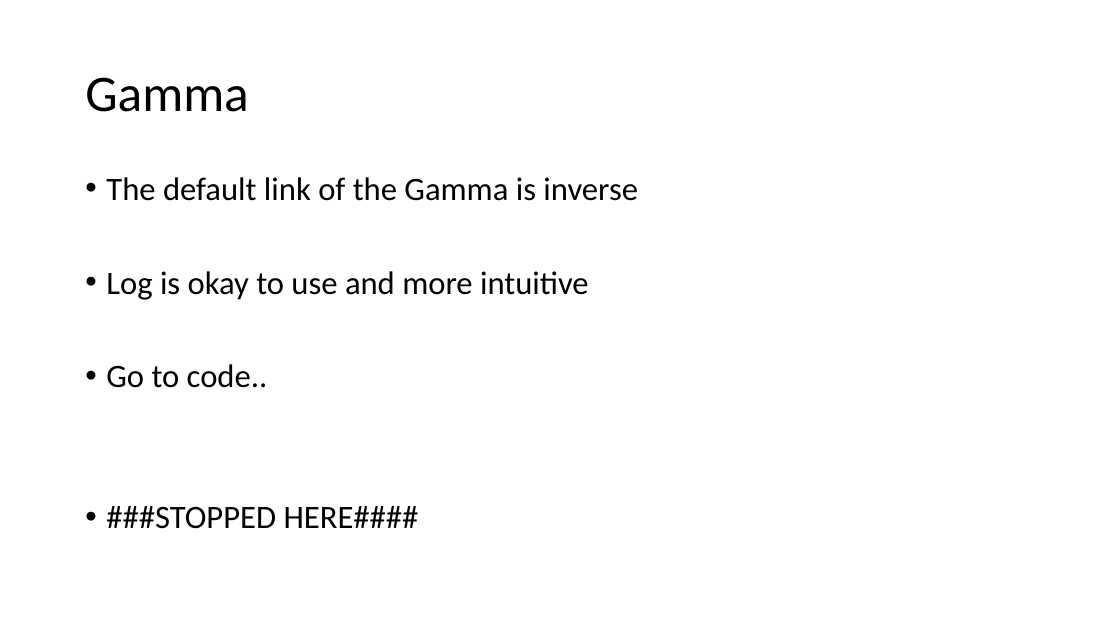
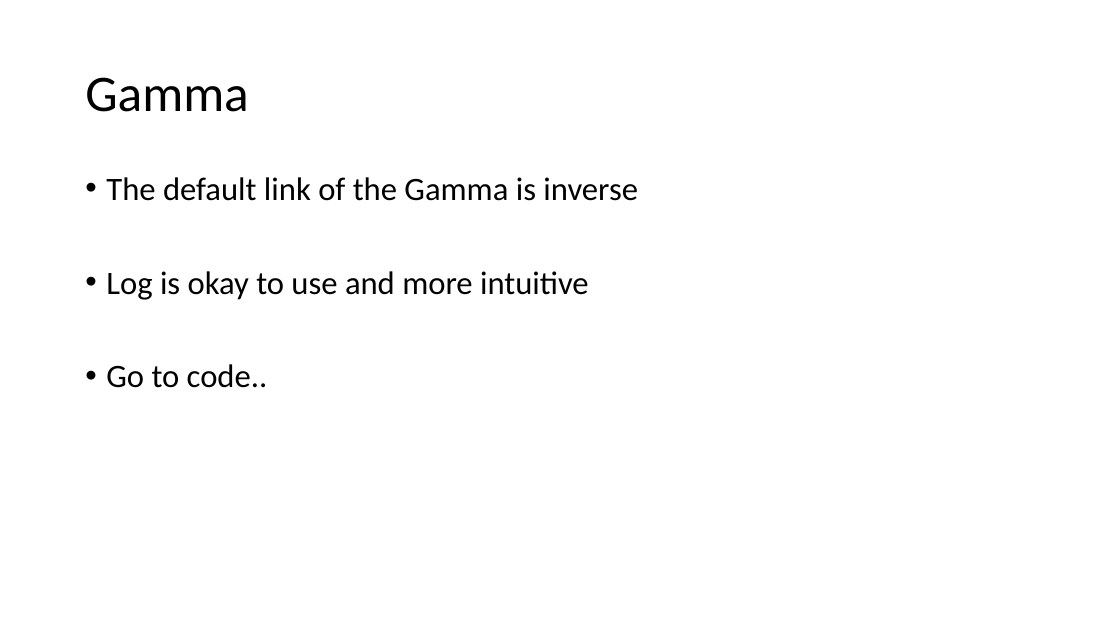
Before and after one commit to VTQuantMethodsEEB/klangwig, a slide deck: slide 34 of lectures/week_10_glms/le10_glms.pptx. Drawn at 1120x630 pixels with LibreOffice and Linux fonts; fonts in the diff are those of the drawing. Boxes give left, top, right and bottom in pixels: in the first picture for what was removed or moved away, otherwise in the second. Text is boxed around its words. In the diff, an @@ line names an element or a change of style, - is before the commit and + after.

```diff
--- a/lectures/week_10_glms/le10_glms.pptx
+++ b/lectures/week_10_glms/le10_glms.pptx
@@ text at (106,506,419,529): paragraph removed @@
-• ###STOPPED HERE####
```
Also in this commit, not shown: 3 other files.
